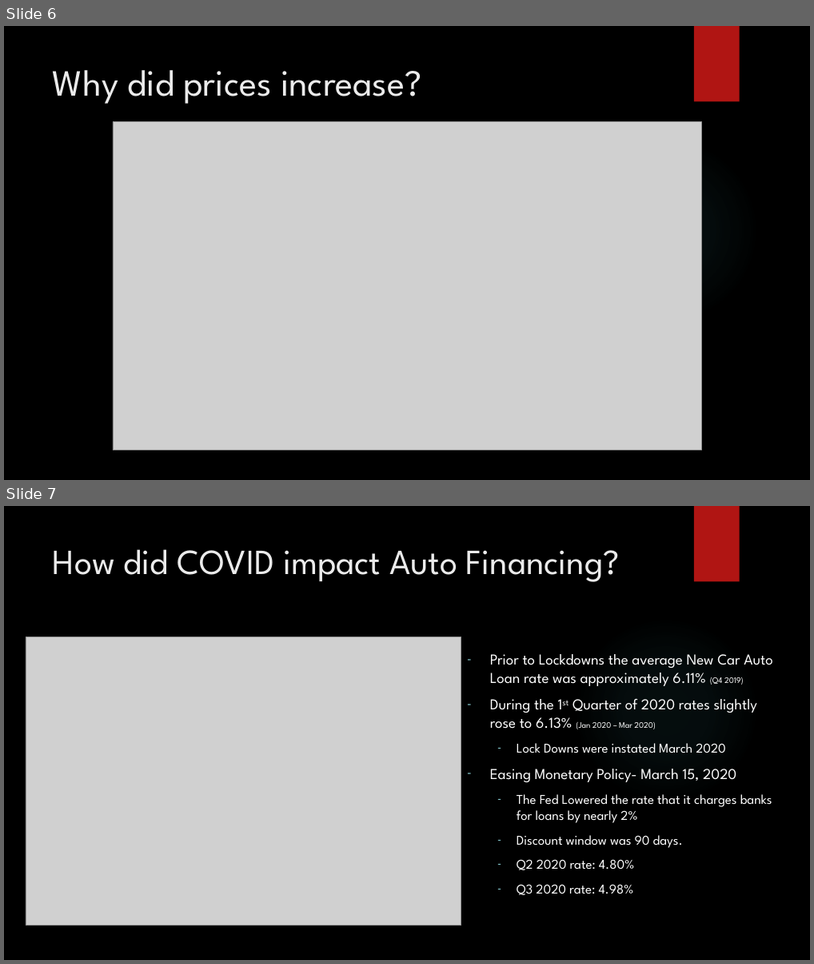
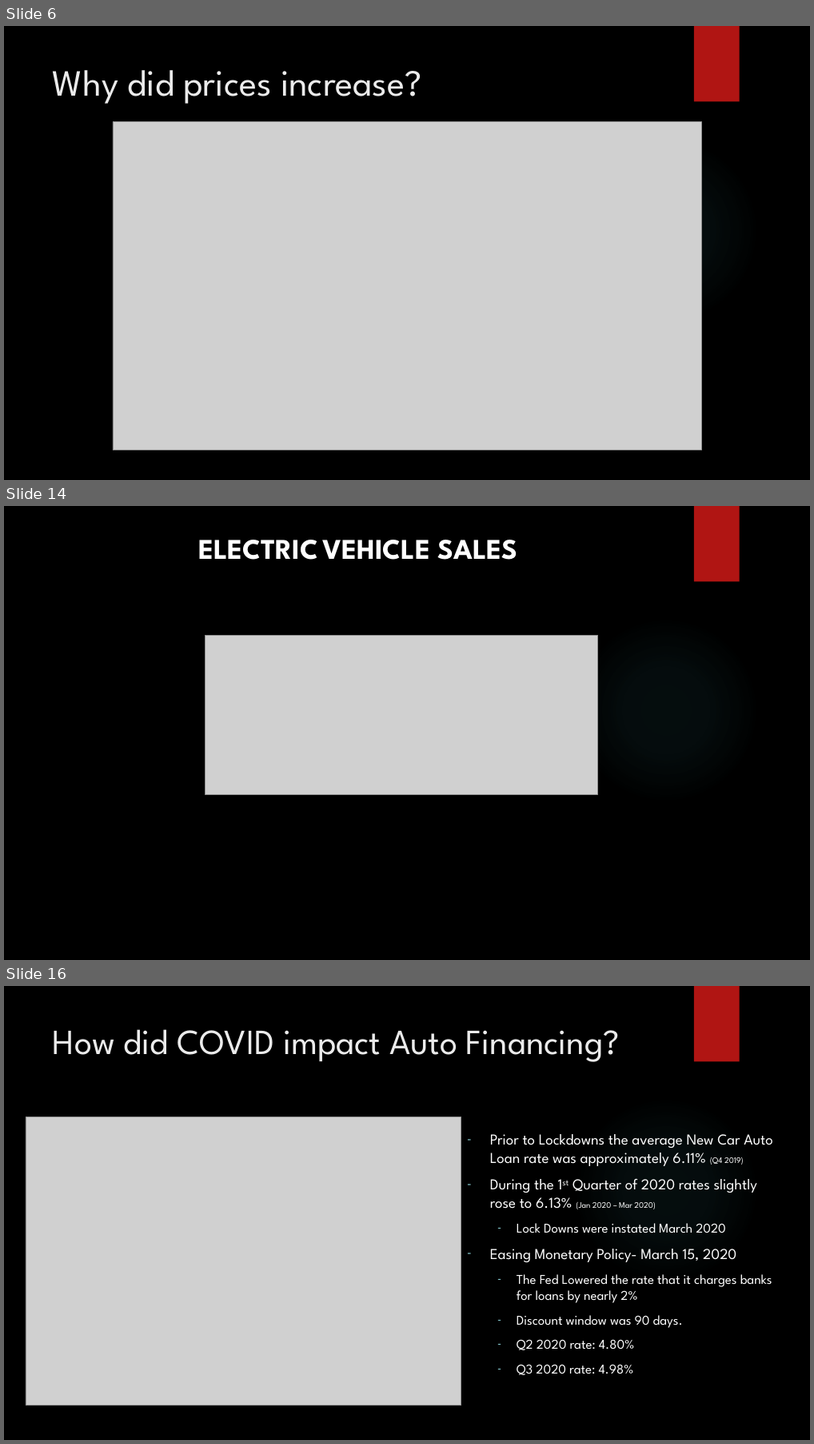
Before and after one commit to T800-101A/Impact_Vehicule_COVID-19, a slide deck: Project 1 Presentation .pptx. Shown one above the other, each under a label of ours: slides 6 and 7 before the commit, slides 6, 14 and 16 after it; the slides between them are not shown. The pictures are 814x964 and 814x1444 pixels, drawn with LibreOffice and Linux fonts; fonts in the diff are those of the drawing; grey boxes stand for pictures; background and template pictures are left out. Boxes give left, top, right and bottom in pixels: in the first picture for what was removed or moved away, otherwise in the second. Text is boxed around its words. In the diff, an @@ line names an element or a change of style, - is before the commit and + after.

```diff
--- a/Project 1 Presentation .pptx
+++ b/Project 1 Presentation .pptx
@@ slide 14 added at [4, 506, 810, 960], background picture (left out); not listed: 2 template elements that a slide beside it also shows @@
@@ text added at [198, 540, 518, 560], 34 pt, text #FFFFFF, bold @@
+ELECTRIC VEHICLE SALES
@@ picture added at [206, 636, 598, 795] @@
@@ what was slide 7 is now slide 16 @@
```
Also in this commit, not shown: 8 other slides added.
